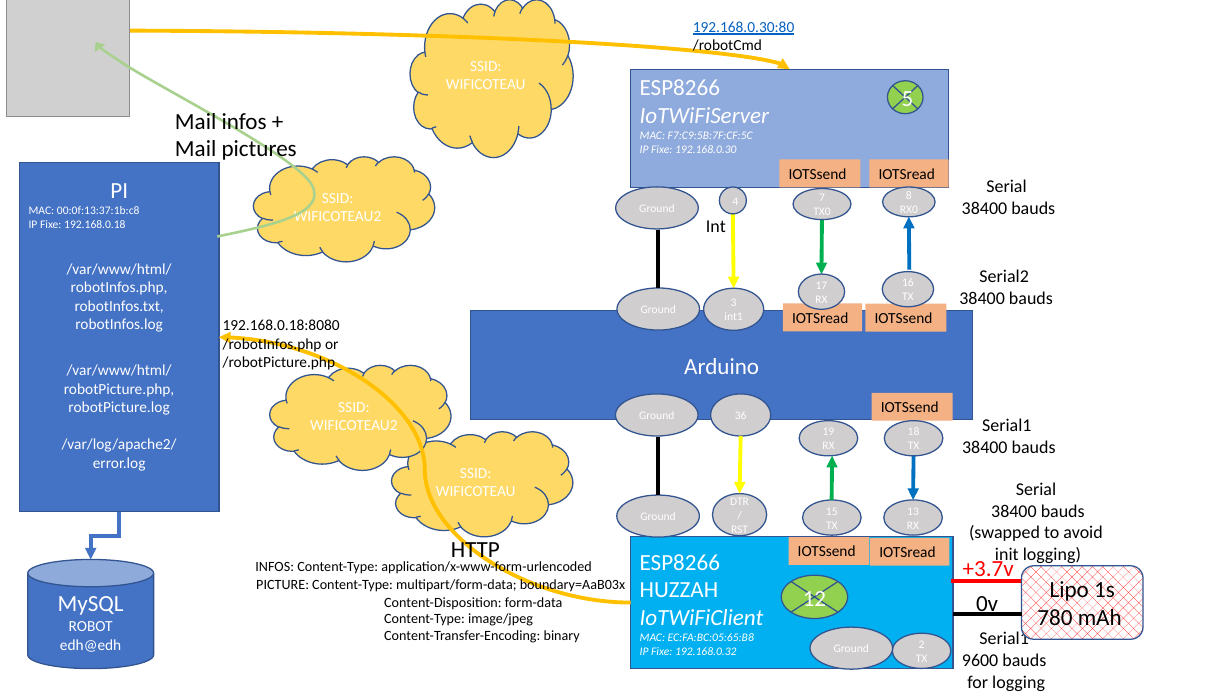
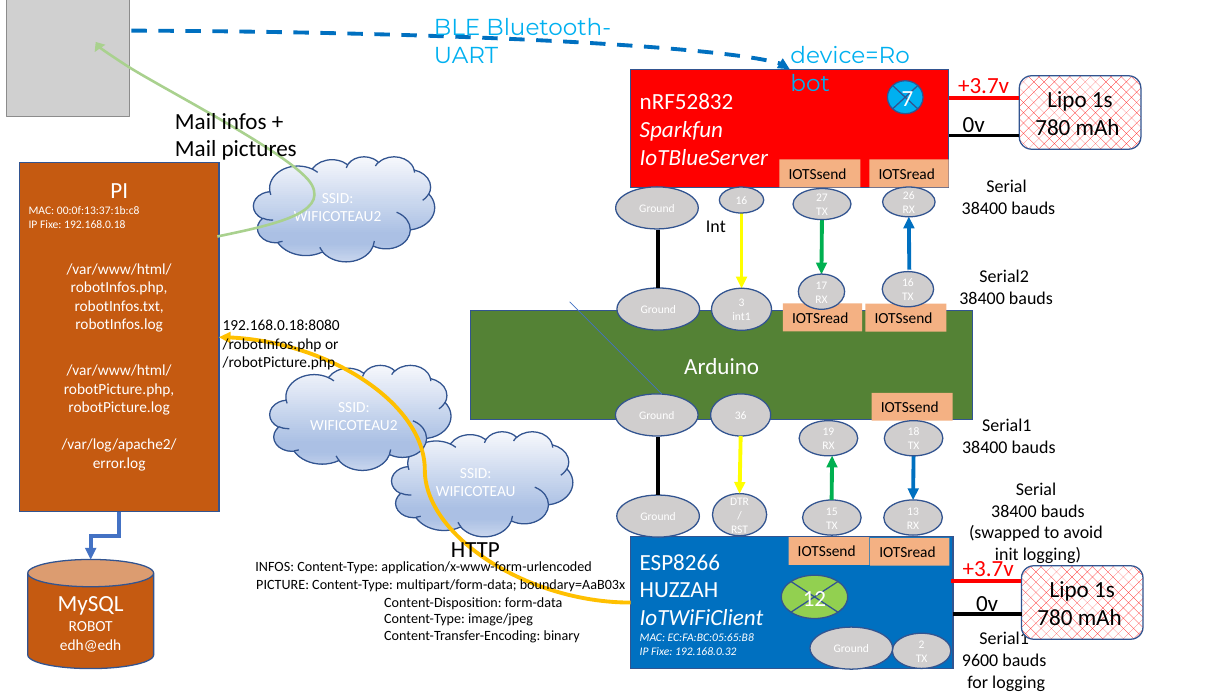
Before and after one commit to RobotEdh/RobotMicroControl, a slide deck: slide 1 of libraries/Diagramm Robot v2.pptx. Drawn at 1232x693 pixels with LibreOffice and Linux fonts; fonts in the diff are those of the drawing; grey boxes stand for pictures. Boxes give left, top, right and bottom in pixels: in the first picture for what was removed or moved away, otherwise in the second. Text is boxed around its words. In the diff, an @@ line names an element or a change of style, - is before the commit and + after.

Commit message:
add bluetooth

```diff
--- a/libraries/Diagramm Robot v2.pptx
+++ b/libraries/Diagramm Robot v2.pptx
@@ cloud removed at (x1=410, y1=0, x2=573, y2=157) @@
-SSID:
-WIFICOTEAU
@@ text added at (x1=434, y1=18, x2=611, y2=63), 18 pt, text #00B0F0 @@
+BLE Bluetooth- UART
@@ text removed at (x1=693, y1=21, x2=794, y2=55) @@
-192.168.0.30:80
-/robotCmd
@@ curved double arrow (93, 30) - (790, 69): stroke #FFC000 3 pt to #0070C0 3 pt dashed @@
@@ text added at (x1=790, y1=46, x2=909, y2=63), 18 pt, text #00B0F0 @@
+device=Robot
@@ rectangle "nRF52832" at (x1=631, y1=69, x2=949, y2=188): fill #8FAADC to #FF0000 @@
@@ flow chart summing junction "7" at (x1=887, y1=80, x2=923, y2=114): fill #92D050 to #00B0F0 @@
@@ text in flow chart summing junction at (x1=902, y1=88, x2=914, y2=112): text changed @@
-5
+7
@@ text added at (x1=958, y1=78, x2=1009, y2=100), 18 pt, text #FF0000 @@
++3.7v
@@ rounded rectangle added at (x1=1019, y1=76, x2=1141, y2=150), fill pattern #FF0000 on #FFFFFF, outline #325491 1 pt, 18 pt, text #000000 @@
+Lipo 1s 780 mAh
@@ text in rectangle at (x1=640, y1=93, x2=768, y2=165): text changed; size 9 to 18 pt @@
-ESP8266
-IoTWiFiServer
-MAC: F7:C9:5B:7F:CF:5C
-IP Fixe: 192.168.0.30
+nRF52832
+Sparkfun
+IoTBlueServer
@@ line added from (950, 98) to (1019, 98), #FF0000 3 pt @@
@@ text added at (x1=963, y1=117, x2=985, y2=137), 18 pt, text #000000 @@
+0v
@@ line added from (950, 136) to (1019, 136), #000000 3 pt @@
@@ rectangle "PI" at (x1=19, y1=163, x2=219, y2=512): fill #4472C4 to #C55A11 @@
@@ fill #FFD966 to gradient #F6F8FC to #ABC0E4 to #C7D5ED in 3 elements at (x1=392, y1=432, x2=573, y2=537), (x1=270, y1=365, x2=451, y2=470), (x1=253, y1=156, x2=434, y2=262) @@
@@ ellipse "16" resized from (x1=720, y1=187, x2=747, y2=213) to (x1=720, y1=187, x2=764, y2=213) @@
@@ text in ellipse at (x1=736, y1=197, x2=748, y2=204): text changed @@
-4
+16
@@ text in ellipse at (x1=816, y1=194, x2=828, y2=219): text changed @@
-7
-TX0
+27
+TX
@@ text in ellipse at (x1=903, y1=193, x2=915, y2=213): text changed @@
-8
-RX0
+26
+RX
@@ arrow moved from (733, 214) - (734, 288) to (742, 213) - (742, 288) @@
@@ ellipse "3" moved from (x1=704, y1=288, x2=764, y2=331) to (x1=712, y1=288, x2=772, y2=331) @@
@@ rectangle "Arduino" at (x1=470, y1=311, x2=972, y2=420): fill #4472C4 to #548235 @@
@@ line added from (569, 302) to (662, 395), #4472C4 0.5 pt @@
@@ rectangle "ESP8266" at (x1=631, y1=537, x2=954, y2=669): fill #00B0F0 to #0070C0 @@
@@ cylinder "MySQL" at (x1=28, y1=560, x2=153, y2=669): fill #4472C4 to #C55A11 @@
```
Also in this commit, not shown: 1 other slide changed, 1 other file.
